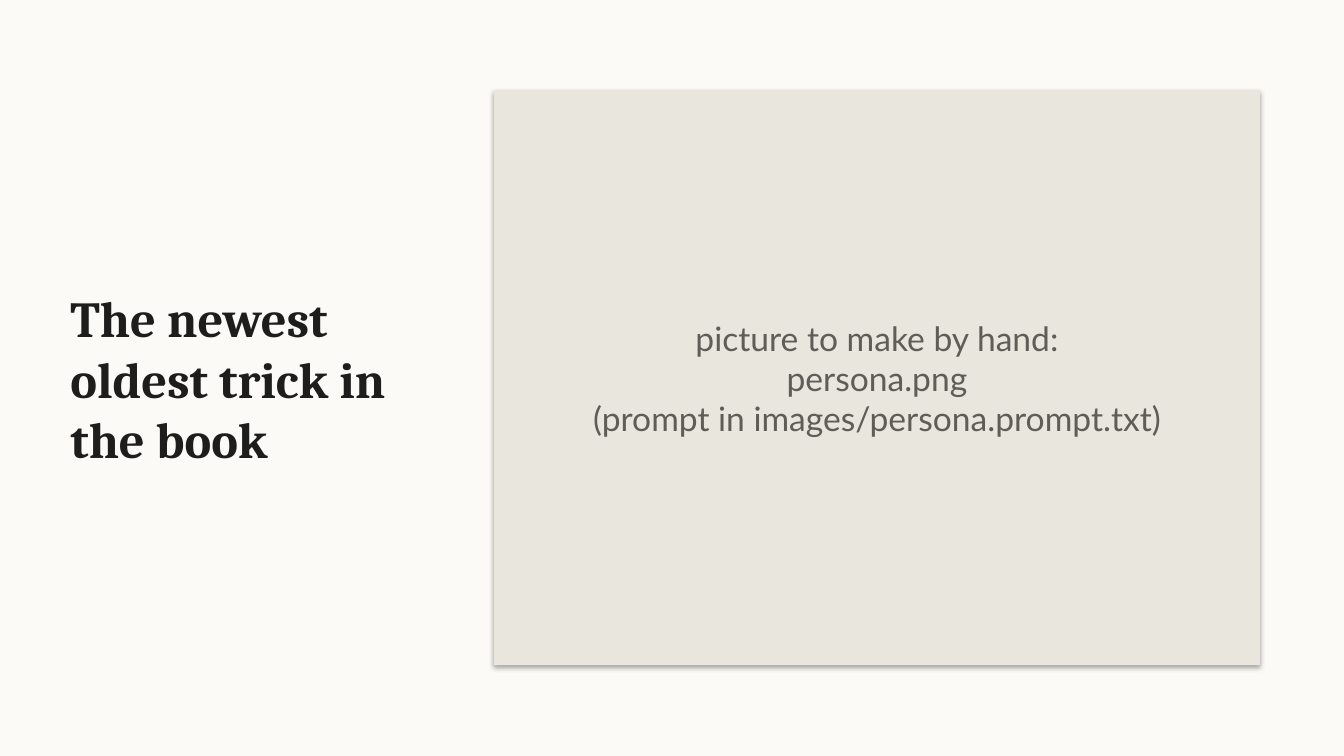
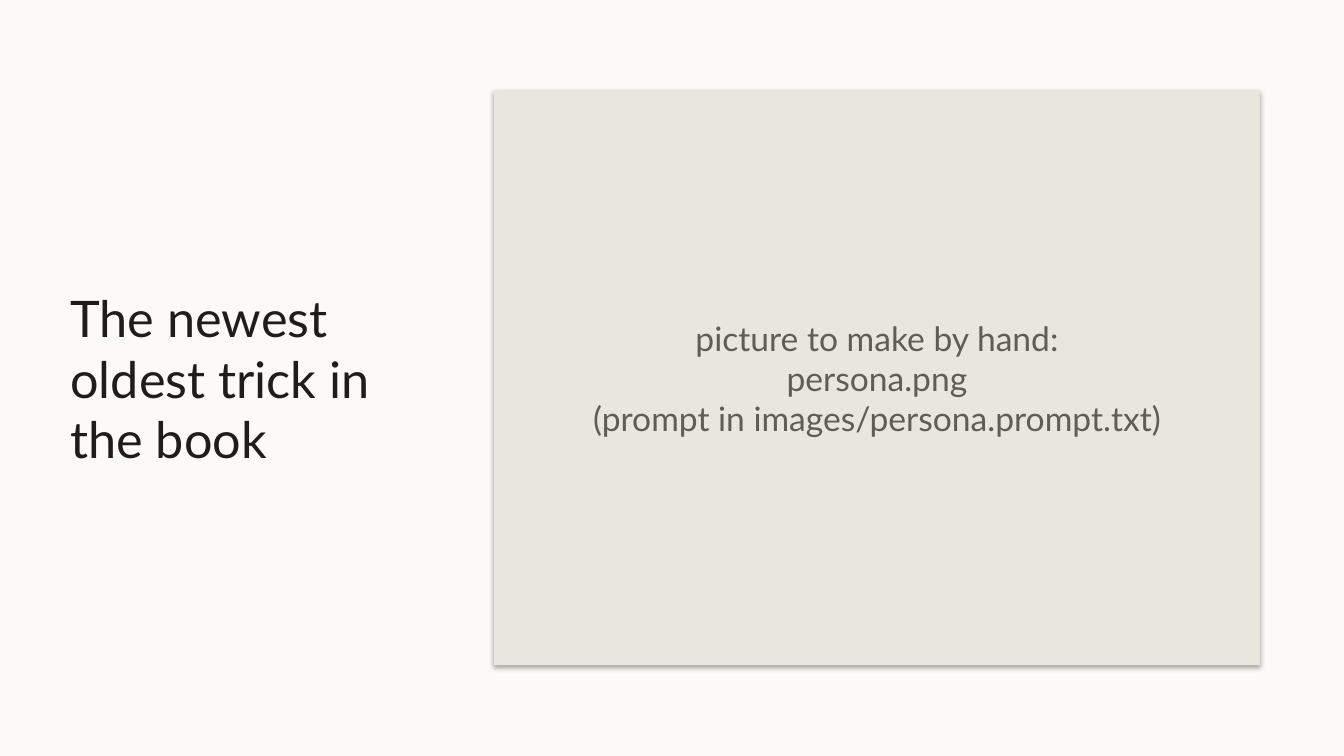
Before and after one commit to yonatanmost-commits/Kinnerret-Level-Forecast, a slide deck: slide 10 of docs/talk/talk.pptx. Drawn at 1344x756 pixels with LibreOffice and Linux fonts; fonts in the diff are those of the drawing. Boxes give left, top, right and bottom in pixels: in the first picture for what was removed or moved away, otherwise in the second. Text is boxed around its words. In the diff, an @@ line names an element or a change of style, - is before the commit and + after.

```diff
--- a/docs/talk/talk.pptx
+++ b/docs/talk/talk.pptx
@@ text "The newest oldest trick in ..." at [70, 300, 369, 459]: font Cambria to Lato, bold off @@
```
Also in this commit, not shown: 3 other slides changed, 10 other files.
